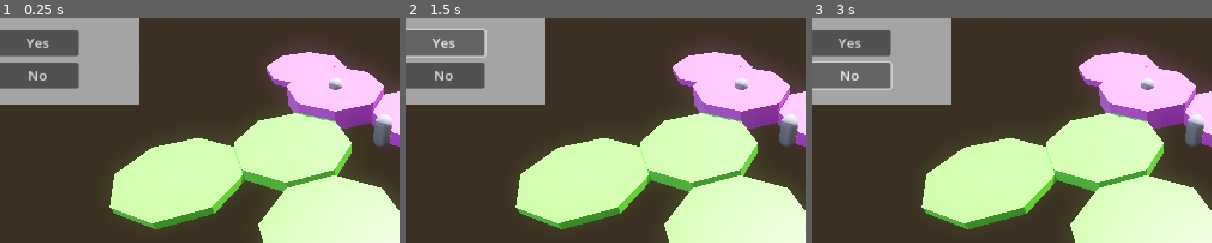
Above: before the commit, frames 1-3 (left to right).
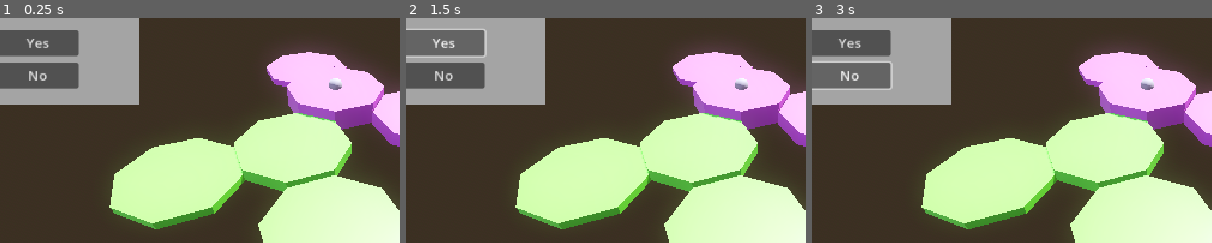
Above: after the commit, the same moments.

Repository: zlounsberry/OatsBrackeysJam2025
Game: Godot game, scene res://scenes/main.tscn
Two runs of this game, one before a commit and one after it. Both use one fixed random seed, a clock stepped at 60 frames per second and the inputs below.
Inputs:
- Up to frame 1 (0.25 s): no input
- Up to frame 2 (1.5 s): click "Yes" at 0.5 s; click "Yes" at 1.25 s
- Up to frame 3 (3 s): click "Yes" at 2 s; click "No" at 2.75 s
The pictures show only the part of the screen within x 8-58%, y 6-56%; the shares and areas given below are measured in that part.

The runs differ from the first frame. In frame 1, 0.6% of the frame differs, in the area x 93-98%, y 42-58%; in frame 2, 0.6%; in frame 3, 0.6%.

Commit message:
more player logic updates

Diff:
--- a/oatsbrackeysjam2025/scenes/hud.tscn
+++ b/oatsbrackeysjam2025/scenes/hud.tscn
@@ -8,4 +8,9 @@
 
 [node name="ConfirmMenu" parent="." instance=ExtResource("1_ahhtf")]
 
+[node name="PlayerTurn" type="Label" parent="."]
+offset_left = 845.0
+offset_right = 960.0
+offset_bottom = 31.0
+
 [connection signal="player_selected_yes" from="ConfirmMenu" to="." method="_on_confirm_menu_player_selected_yes"]
--- a/oatsbrackeysjam2025/scenes/main.tscn
+++ b/oatsbrackeysjam2025/scenes/main.tscn
@@ -1,9 +1,7 @@
-[gd_scene load_steps=9 format=3 uid="uid://p6j7jv8tuhyu"]
+[gd_scene load_steps=7 format=3 uid="uid://p6j7jv8tuhyu"]
 
 [ext_resource type="Script" uid="uid://csg3ewm43obn5" path="res://scripts/main.gd" id="1_o5qli"]
 [ext_resource type="PackedScene" uid="uid://bdg1r1l2nq1n3" path="res://scenes/map.tscn" id="2_0wfyh"]
-[ext_resource type="PackedScene" uid="uid://btla7125qo0jb" path="res://scenes/army.tscn" id="3_sugp2"]
-[ext_resource type="PackedScene" uid="uid://cxrq0y8oacs2e" path="res://scenes/confirm_menu.tscn" id="4_jyhfs"]
 [ext_resource type="PackedScene" uid="uid://bp3uca8anltpu" path="res://scenes/hud.tscn" id="5_tbgi4"]
 
 [sub_resource type="ProceduralSkyMaterial" id="ProceduralSkyMaterial_sugp2"]
@@ -31,12 +29,6 @@
 
 [node name="Map" parent="." instance=ExtResource("2_0wfyh")]
 
-[node name="Army0" parent="." instance=ExtResource("3_sugp2")]
-transform = Transform3D(1, 0, 0, 0, 1, 0, 0, 0, 1, 2.76084, 0.533266, 6.04989)
-
-[node name="ConfirmMenu" parent="." instance=ExtResource("4_jyhfs")]
-visible = false
-
 [node name="HUD" parent="." instance=ExtResource("5_tbgi4")]
 
 [connection signal="clicked_this_tile" from="Map" to="." method="_on_map_clicked_this_tile"]
--- a/oatsbrackeysjam2025/scripts/classes/army.gd
+++ b/oatsbrackeysjam2025/scripts/classes/army.gd
@@ -4,9 +4,12 @@
 signal movement_complete
 
 @export var army_id: int = 0
+@export var currently_taking_turn: bool = false
 
 
 func move_to_new_space(new_position: Vector3) -> void:
+	if not currently_taking_turn:
+		return
 	print(new_position)
 	var htween: Tween = create_tween().set_ease(Tween.EASE_OUT).set_trans(Tween.TRANS_EXPO).set_parallel(true)
 	htween.tween_property(self, "global_position:z", new_position.z, 1)
@@ -15,4 +18,4 @@
 	vtween.tween_property(self, "global_position:y", 3, 0.5)
 	vtween.tween_property(self, "global_position:y", new_position.y, 0.5)
 	await htween.finished
-	movement_complete
+	movement_complete.emit()
--- a/oatsbrackeysjam2025/scripts/classes/map_tile.gd
+++ b/oatsbrackeysjam2025/scripts/classes/map_tile.gd
@@ -12,6 +12,8 @@
 
 
 func _input(event: InputEvent) -> void:
+	if GameState.STATE_MACHINE.DISABLED:
+		return
 	if event.is_action_pressed("left_click"):
 		if is_hovered:
 			prints(self, "is hovered")
@@ -19,10 +21,14 @@
 
 
 func _show_outline():
+	if GameState.STATE_MACHINE.DISABLED:
+		return
 	is_hovered = true
 	$MeshInstance3D.show()
 
 
 func _hide_outline():
+	if GameState.STATE_MACHINE.DISABLED:
+		return
 	is_hovered = false
 	$MeshInstance3D.hide()
--- a/oatsbrackeysjam2025/scripts/confirm_menu.gd
+++ b/oatsbrackeysjam2025/scripts/confirm_menu.gd
@@ -1,4 +1,4 @@
-extends CanvasLayer
+extends Node2D
 
 signal player_selected_yes(is_yes: bool)
 
--- a/oatsbrackeysjam2025/scripts/globals/game_state.gd
+++ b/oatsbrackeysjam2025/scripts/globals/game_state.gd
@@ -5,6 +5,34 @@
 	PLAYER_2,
 	PLAYER_3,
 	PLAYER_4,
+	PLAYER_99,
 }
 
-@export var number_of_players: int = 1
+enum FACTIONS {
+	SANDWICH_COOKIE_CHAN,
+	CHOCCY_CHIP,
+	STRAWBRY_JAMMER,
+}
+
+enum STATE_MACHINE {
+	DISABLED,
+	SELECTING_START,
+	CONFIRMING_START,
+	SELECTING_IN_GAME,
+	CONFIRMING_IN_GAME,
+	TRANSITIONING,
+	GAME_OVER,
+}
+
+@onready var current_state: int = STATE_MACHINE.SELECTING_IN_GAME # For testing confirm button
+@onready var current_player_turn: int = GameState.PLAYER_IDS.PLAYER_1
+@onready var current_player_dict: Dictionary = {
+	PLAYER_IDS.PLAYER_99:
+		{
+			"is_player": true,
+			"faction_id": FACTIONS.SANDWICH_COOKIE_CHAN,
+			"is_eliminated": false
+		}
+}
+
+@export var number_of_players: int = 2
--- a/oatsbrackeysjam2025/scripts/hud.gd
+++ b/oatsbrackeysjam2025/scripts/hud.gd
@@ -3,5 +3,9 @@
 signal player_confirmed(is_yes: bool)
 
 
+func update_player_turn_label() -> void:
+	$PlayerTurn.text = str("Player: ", GameState.current_player_turn)
+
+
 func _on_confirm_menu_player_selected_yes(is_yes: bool) -> void:
 	player_confirmed.emit(is_yes)
--- a/oatsbrackeysjam2025/scripts/main.gd
+++ b/oatsbrackeysjam2025/scripts/main.gd
@@ -2,28 +2,15 @@
 
 const ARMY = preload("res://scenes/army.tscn")
 
-enum STATE_MACHINE {
-	DISABLED,
-	SELECTING_START,
-	CONFIRMING_START,
-	SELECTING_IN_GAME,
-	CONFIRMING_IN_GAME,
-	TRANSITIONING,
-	GAME_OVER,
-}
-
 signal player_confirmed(is_yes: bool)
 
-#@onready var current_state: int = STATE_MACHINE.DISABLED
-@onready var current_state: int = STATE_MACHINE.SELECTING_IN_GAME # For testing confirm button
-@onready var current_player_turn: int = GameState.PLAYER_IDS.PLAYER_1
 
 func _ready():
 	for player_value in GameState.number_of_players:
 		var new_army: Army = ARMY.instantiate()
 		new_army.name = str("Army", player_value)
 		add_child(new_army)
-	current_state = STATE_MACHINE.SELECTING_START
+	GameState.current_state = GameState.STATE_MACHINE.SELECTING_START
 
 
 func _show_confirm_menu():
@@ -34,18 +21,29 @@
 	$HUD/ConfirmMenu.hide()
 
 
+func _update_current_player() -> void:
+	if GameState.current_player_turn >= GameState.GameState.number_of_players:
+		GameState.current_player_turn = GameState.GameState.PLAYER_IDS.PLAYER_1
+	else:
+		GameState.current_player_turn += 1
+	$HUD.update_player_turn_label
+
+
 func _on_map_clicked_this_tile(tile_position: Vector3) -> void:
-	if not current_state == STATE_MACHINE.SELECTING_IN_GAME:
+	if not GameState.current_state == GameState.STATE_MACHINE.SELECTING_IN_GAME:
 		return
-	current_state = STATE_MACHINE.CONFIRMING_IN_GAME
+	GameState.current_state = GameState.STATE_MACHINE.CONFIRMING_IN_GAME
 	_show_confirm_menu()
 	var confirmed: bool = await player_confirmed
 	if confirmed:
-		get_node(str("Army", current_player_turn)).move_to_new_space(tile_position)
-		current_state = STATE_MACHINE.TRANSITIONING
-		await get_node(str("Army", current_player_turn)).movement_complete
+		get_node(str("Army", GameState.current_player_turn)).move_to_new_space(tile_position)
+		GameState.current_state = GameState.STATE_MACHINE.TRANSITIONING
+		await get_node(str("Army", GameState.current_player_turn)).movement_complete
+		_update_current_player()
+		GameState.current_state = GameState.STATE_MACHINE.SELECTING_IN_GAME
 	else:
-		pass
+		_hide_confirm_menu()
+		GameState.current_state = GameState.STATE_MACHINE.SELECTING_IN_GAME
 
 
 func _on_hud_player_confirmed(is_yes: bool) -> void:
